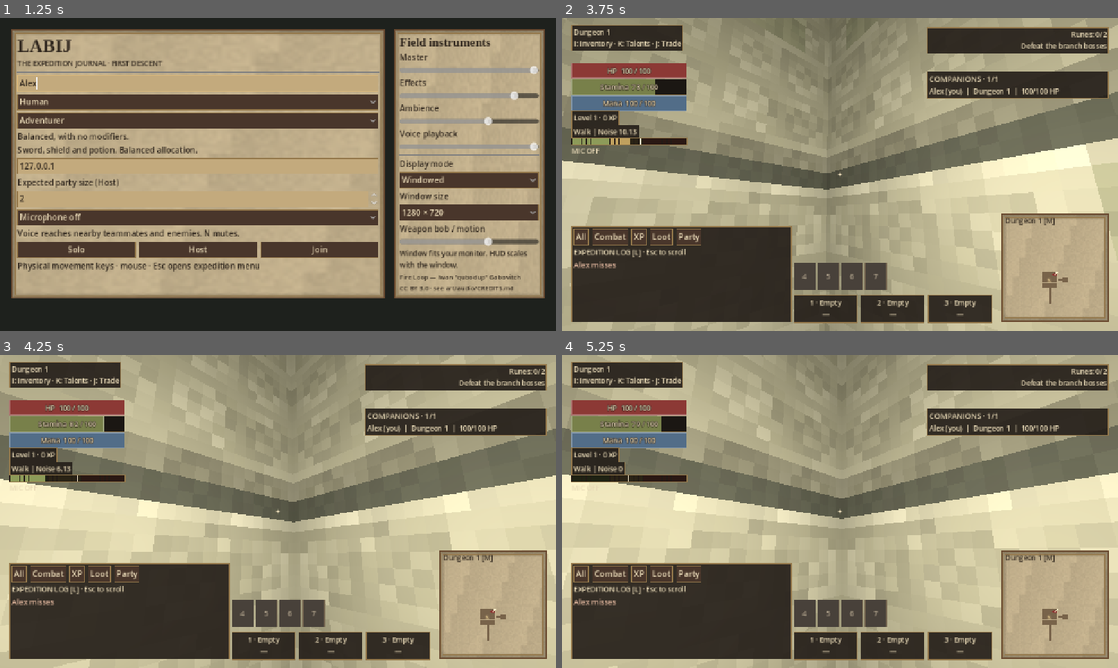
Above: before the commit, frames 1-4 (two rows, left to right).
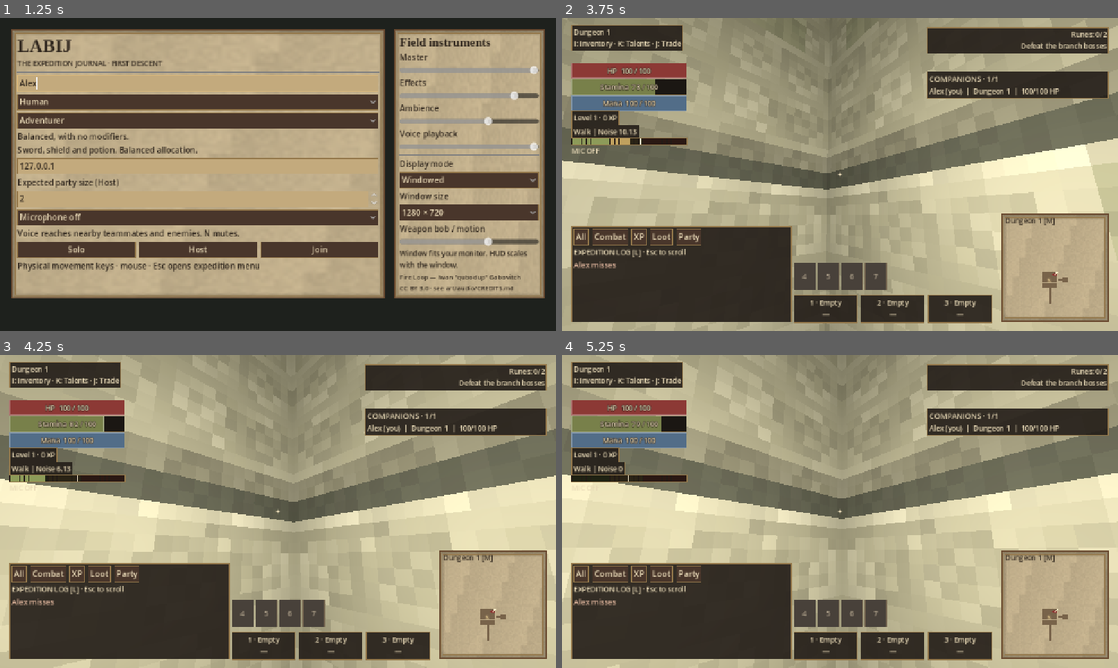
Above: after the commit, the same moments.

Repository: tdonnenfeld/LABIJ
Game: Godot game, scene res://game/main.tscn
Same seed, same stepped clock (60 frames per second), same inputs: the game is played once before the commit and once after it. Sound files missing from this copy of the repository are replaced by a short silence.
Inputs (mouse positions are in pixels of both pictures, inside the frame that each line leads up to):
- Up to frame 1 (1.25 s): click (200, 83) at 0.52 s; type "Alex" at 0.6 s
- Up to frame 2 (3.75 s): click "Solo" at 1.25 s; click "Combat" at 2 s; tap Enter at 2.75 s; move the mouse to (867, 174) at 2.77 s; hold Shift 2.78-3.53 s; hold W from 2.78 s (still down); click (867, 174) at 2.92 s; move the mouse to (812, 174) at 3.52 s; tap 0 at 3.6 s
- Up to frame 3 (4.25 s): keep holding W
- Up to frame 4 (5.25 s): keep holding W; move the mouse to (851, 505) at 4.27 s; hold Alt 4.28-5.03 s; move the mouse to (834, 517) at 5.02 s; tap Ctrl at 5.1 s; click (834, 517) at 5.17 s

Frame 1 is identical in both runs. In frame 2, 0.1% of the frame differs, in the area x 0-100%, y 2-86%; in frame 3, 0.2%; in frame 4, 0.5%, in the area x 0-100%, y 0-100%.

Commit message:
Use shared collision sweep for beams, exclude projectile casters and fit rat body collider

Diff:
--- a/game/world.gd
+++ b/game/world.gd
@@ -194,6 +194,11 @@
 	capsule.radius = stats[10]
 	capsule.height = stats[11]
 	collision.shape = capsule
+	if kind == "rat":
+		var shape := BoxShape3D.new()
+		shape.size = Vector3(0.56, 0.55, 1.18)
+		collision.shape = shape
+		collision.position.z = -0.12
 	mob.add_child(collision)
 	monsters[id] = {"node": mob, "kind": kind, "floor": floor_id, "target": 0, "threat": {}, "health": 0.0 if reserve else …(839 unchanged characters)…
 	mob.visible = not reserve
@@ -481,10 +486,10 @@
 					elif mob.kind == "ember_oracle":
 						var direction: Vector3 = mob.aim - node.position
 						for angle in ([-0.48, -0.24, 0.0, 0.24, 0.48] if mob.rage_phase else [-0.24, 0.0, 0.24]):
-							projectiles.launch(mob.floor, node.position, direction.rotated(Vector3.UP, angle), 10.0, float(stats[3]), float(stats[2]), Color("#ef864b"), 0, true, "hex", -1)
+							projectiles.launch(mob.floor, node.position, direction.rotated(Vector3.UP, angle), 10.0, float(stats[3]), float(stats[2]), Color("#ef864b"), 0, true, "hex", -1, 0.0, node)
 					elif mob.kind in ["archer", "mage"]:
 						var direction: Vector3 = mob.aim - node.position
-						projectiles.launch(mob.floor, node.position, direction, 14.0 if mob.kind == "archer" else 9.0, float(stats[3]), float(stats[2]), Color("#d8c7a0") if mob.kind == "archer" else Color("#cf73e8"), 0, true, "hex" if mob.kind == "mage" else "", -1)
+						projectiles.launch(mob.floor, node.position, direction, 14.0 if mob.kind == "archer" else 9.0, float(stats[3]), float(stats[2]), Color("#d8c7a0") if mob.kind == "archer" else Color("#cf73e8"), 0, true, "hex" if mob.kind == "mage" else "enemy_arrow", -1, 0.0, node)
 					elif victim != null and victim.health > 0 and victim.floor_id == mob.floor and horizontal_distance(victim.position, node.position) <= float(stats[3]) and Combat.clear_path(node, victim.position):
 						guarded_hit(victim, float(stats[2]), node.position, stats[0], actors)
 					elif victim != null and victim.health > 0 and victim.floor_id == mob.floor and horizontal_distance(victim.position, node.position) <= 4.0:
@@ -760,7 +765,7 @@
 		var source_peer = party.find_key(actor)
 		var direction := Combat.aim_direction(actor.heading, actor.look_pitch)
 		var effect := "arrow_poison" if actor.skills.learned.has("venom_arrow") else "arrow"
-		projectiles.launch(actor.floor_id, Combat.shot_origin(acto …(261 unchanged characters)… ct, 10, actor.skills.bonus("pierce", 10))
+		projectiles.launch(actor.floor_id, Combat.shot_origin(acto …(261 unchanged characters)… ct, 10, actor.skills.bonus("pierce", 10), actor)
 		actor.empowered = ""
 		return false
 	var hits: Array = []
@@ -925,7 +930,7 @@
 	if id == "spark" and actor.selected_spell == id:
 		cast_beam(actor, source_peer, direction, damage * 0.25, stats[4], party)
 	else:
-		projectiles.launch(actor.floor_id, Combat.shot_origin(actor), direction, stats[3], stats[4], damage, stats[6], source_peer, false, stats[7], stats[0], bonus)
+		projectiles.launch(actor.floor_id, Combat.shot_origin(actor), direction, stats[3], stats[4], damage, stats[6], source_peer, false, stats[7], stats[0], bonus, actor)
 
 func spell_hit(shot: Dictionary, mob: Dictionary, actors: Dictionary) -> void:
 	if shot.effect == "blast":
@@ -966,7 +971,7 @@
 	emit_noise(shot.floor, at, Acoustics.EXPLOSION)
 	sound(shot.floor, at, Acoustics.EXPLOSION, "explosion")
 	for mob in monsters.values():
-		if mob.health > 0 and mob.floor == shot.floor and horizontal_distance(mob.node.position, at) <= 2.5:
+		if mob.health > 0 and mob.floor == shot.floor and mob.node.position.distance_to(at) <= 2.5:
 			var query := PhysicsRayQueryParameters3D.create(at + Vector3.UP * 0.05, mob.node.position, 1)
 			if get_world_3d().direct_space_state.intersect_ray(query).is_empty():
 				apply_spell_damage(shot, mob, actors)
@@ -1204,7 +1209,7 @@
 	if actor.inventory.items[index] != "noise_stone" or actor.inventory.remove(index) == "":
 		return false
 	var direction := Combat.aim_direction(actor.heading, actor.look_pitch)
-	projectiles.launch(actor.floor_id, actor.position, direction, 12.0, 12.0, 0.0, Color("#b0b9c3"), peer, false, "distraction", 11, actor.skills.bonus("distraction"))
+	projectiles.launch(actor.floor_id, actor.position, direction, 12.0, 12.0, 0.0, Color("#b0b9c3"), peer, false, "distraction", 11, actor.skills.bonus("distraction"), actor)
 	journal.add("Loot", "%s throws a Noise Stone" % actor.display_name)
 	return true
 
@@ -1501,24 +1506,21 @@
 
 func cast_beam(actor, peer: int, direction: Vector3, damage: float, reach: float, party: Dictionary) -> void:
 	var from := Combat.shot_origin(actor)
-	var to := from + direction * reach
-	var query := PhysicsRayQueryParameters3D.create(from, to, 1)
-	var wall := get_world_3d().direct_space_state.intersect_ray(query)
-	var limit := 1.0 if wall.is_empty() else from.distance_to(wall.position) / reach
-	var target: Dictionary = {}
+	var to := from + direction.normalized() * reach
+	var excluded: Array[RID] = [actor.get_rid()]
+	var hit := Projectiles.sweep(get_world_3d().direct_space_state, from, to, Projectiles.radius_for("shock"), 5, excluded)
+	var limit: float = hit.get("fraction", 1.0)
+	var fixture_hit := projectile_fixture_hit(actor.floor_id, from, to, limit)
+	if fixture_hit >= 0.0:
+		limit = fixture_hit
+	journal.add("Combat", "Lightning beam", actor.floor_id, from.lerp(to, limit), "", "lightning", 0, from)
+	if fixture_hit >= 0.0 or hit.is_empty():
+		return
+	var collider_id := int(hit.get("collider_id", 0))
 	for mob in monsters.values():
-		if mob.health <= 0 or mob.floor != actor.floor_id:
-			continue
-		var radius := maxf(0.45, float(Bestiary.stats(mob.kind)[11]) * 0.5)
-		var t := Projectiles.segment_hit(from, to, mob.node.position, radius)
-		if t >= 0.0 and t < limit:
-			limit = t
-			target = mob
-	journal.add("Combat", "Lightning beam", actor.floor_id, from.lerp(to, limit), "", "lightning", 0, from)
-	if projectile_fixture_hit(actor.floor_id, from, to, limit) >= 0.0:
-		return
-	if not target.is_empty():
-		apply_spell_damage({"owner": peer, "damage": damage, "effect": "shock", "domain": 8, "bonus": 0.0}, target, party if not party.is_empty() else {peer: actor})
+		if mob.health > 0 and mob.floor == actor.floor_id and mob.node.get_instance_id() == collider_id:
+			apply_spell_damage({"owner": peer, "damage": damage, "effect": "shock", "domain": 8, "bonus": 0.0}, mob, party if not party.is_empty() else {peer: actor})
+			break
 
 func interact_door(actor, actors: Dictionary) -> bool:
 	var door = floors[actor.floor_id].nearby_door(actor.global_position)
@@ -1567,6 +1569,11 @@
 	var door = floors[actor.floor_id].nearby_door(actor.global_position, actor.attack_reach() + 0.3)
 	if not door or not Combat.can_hit(actor.position, door.global_position + Vector3.UP, actor.heading, actor.attack_reach()):
 		return false
+	var ray := PhysicsRayQueryParameters3D.create(actor.global_position, door.global_position + Vector3.UP * 1.0, 1)
+	ray.exclude = [actor.get_rid()]
+	var hit := get_world_3d().direct_space_state.intersect_ray(ray)
+	if not hit.is_empty() and hit.collider != door:
+		return false
 	if not door.damage(actor.attack_damage()):
 		return false
 	emit_noise(actor.floor_id, door.global_position, 12.0)
